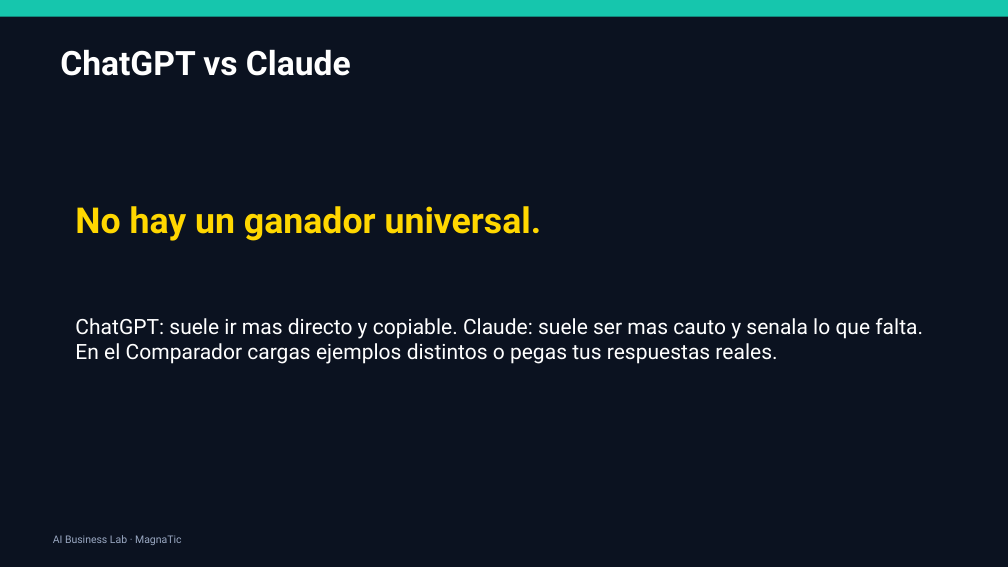
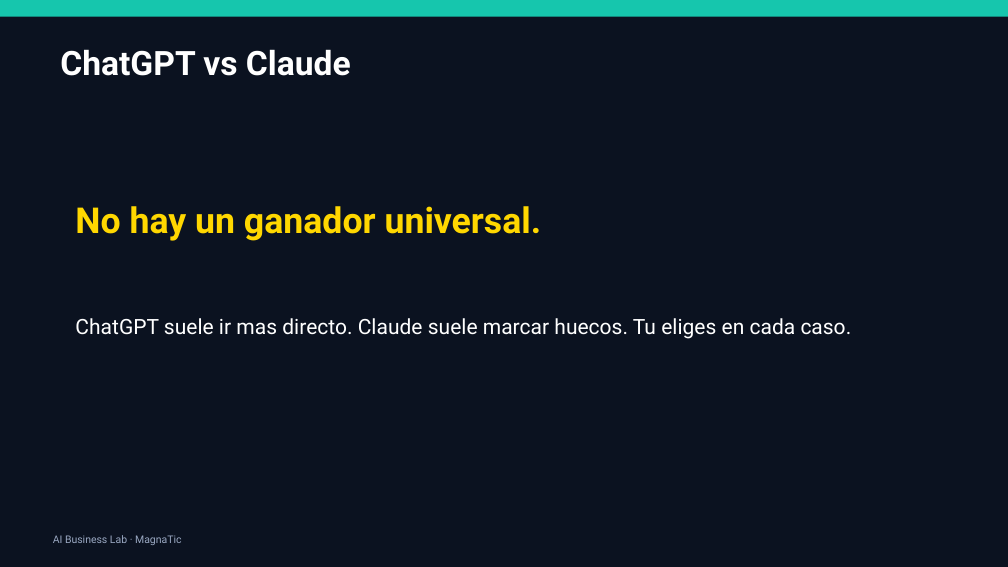
Before and after one commit to xander0408/CURSOS, a slide deck: slide 57 of AI-Business-Lab-Presentacion.pptx (slide 52 before the commit). Drawn at 1008x567 pixels with LibreOffice and Linux fonts; fonts in the diff are those of the drawing. Boxes give left, top, right and bottom in pixels: in the first picture for what was removed or moved away, otherwise in the second. Text is boxed around its words. In the diff, an @@ line names an element or a change of style, - is before the commit and + after.

```diff
--- a/AI-Business-Lab-Presentacion.pptx
+++ b/AI-Business-Lab-Presentacion.pptx
@@ text at (75, 318, 852, 339): text changed @@
-ChatGPT: suele ir mas directo y copiable. Claude: suele ser mas cauto y senala lo que falta. En el Comparador cargas ejemplos distintos o pegas tus respuestas reales.
+ChatGPT suele ir mas directo. Claude suele marcar huecos. Tu eliges en cada caso.
```
Also in this commit, not shown: 2 other slides changed, 7 slides added, 1 slide removed, 28 other files.
